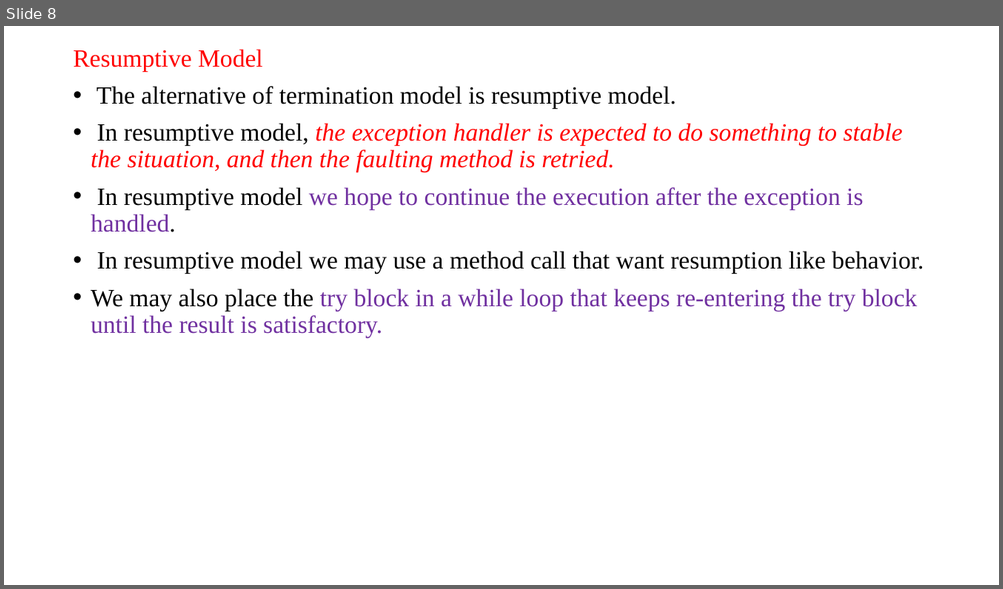
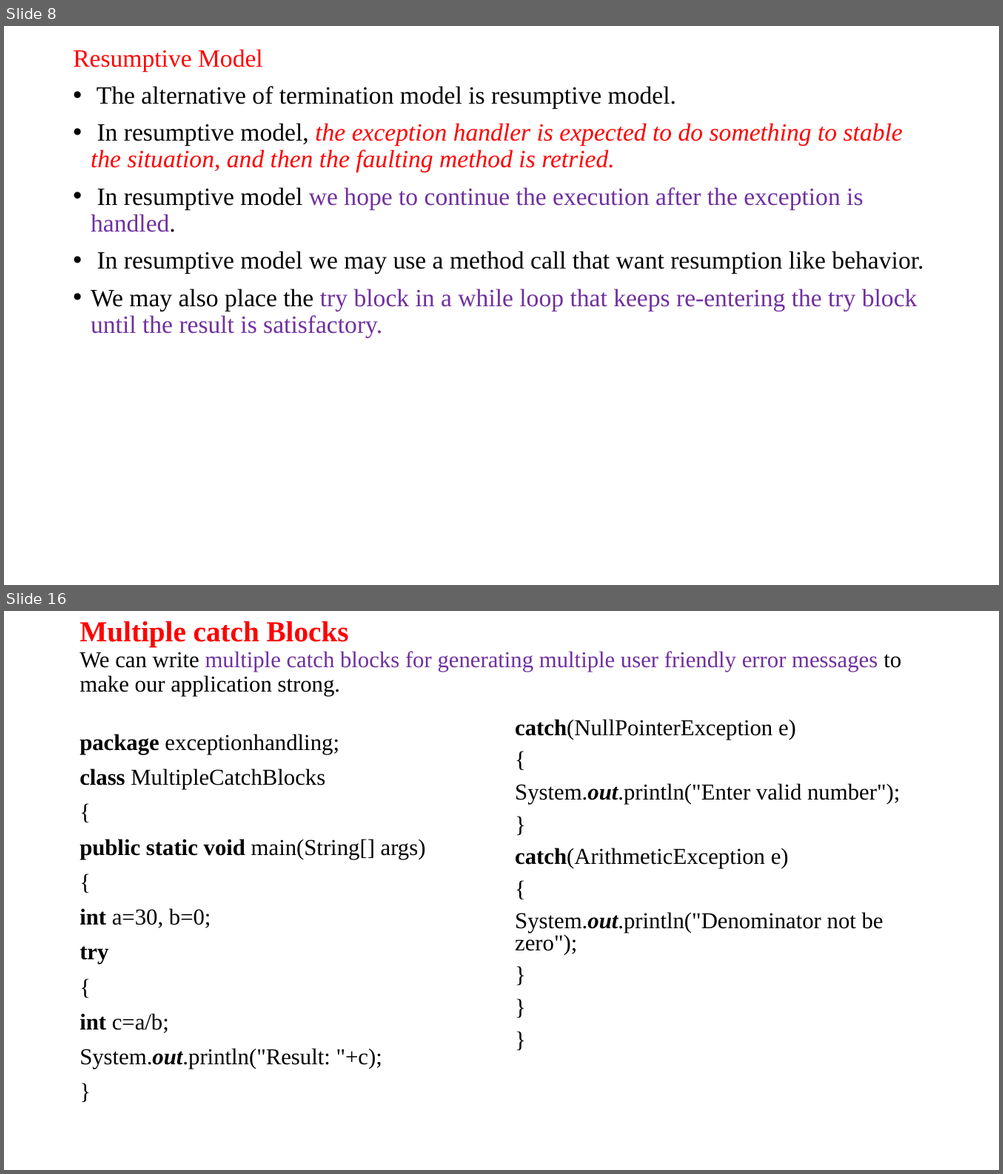
Before and after one commit to anvesh1987/Java-Programs-CSE-G, a slide deck: UNIT–III.ppt. Shown one above the other, each under a label of ours: slide 8 before the commit, slides 8 and 16 after it; the slides between them are not shown. The pictures are 1003x589 and 1003x1174 pixels, drawn with LibreOffice and Linux fonts; fonts in the diff are those of the drawing. Boxes give left, top, right and bottom in pixels: in the first picture for what was removed or moved away, otherwise in the second. Text is boxed around its words. In the diff, an @@ line names an element or a change of style, - is before the commit and + after.

```diff
--- a/UNIT–III.ppt
+++ b/UNIT–III.ppt
@@ slide 16 added at <box>4,611,999,1170</box>, background #FFFFFF @@
@@ title added at <box>79,621,901,696</box>, 22 pt, text #7030A0 @@
+Multiple catch Blocks
+We can write multiple catch blocks for generating multiple user friendly error messages to make our application strong.
@@ text added at <box>515,719,899,955</box>, 22 pt, text #000000 @@
+catch(NullPointerException e)
+{
+System.out.println("Enter valid number");
+}
+catch(ArithmeticException e)
+{
+System.out.println("Denominator not be zero");
+}
+}
+}
@@ text added at <box>79,734,426,1069</box>, 22 pt, text #000000 @@
+package exceptionhandling;
+class MultipleCatchBlocks
+{
+public static void main(String[] args)
+{
+int a=30, b=0;
+try
+{
+int c=a/b;
+System.out.println("Result: "+c);
+}
```
Also in this commit, not shown: 7 other slides added.
